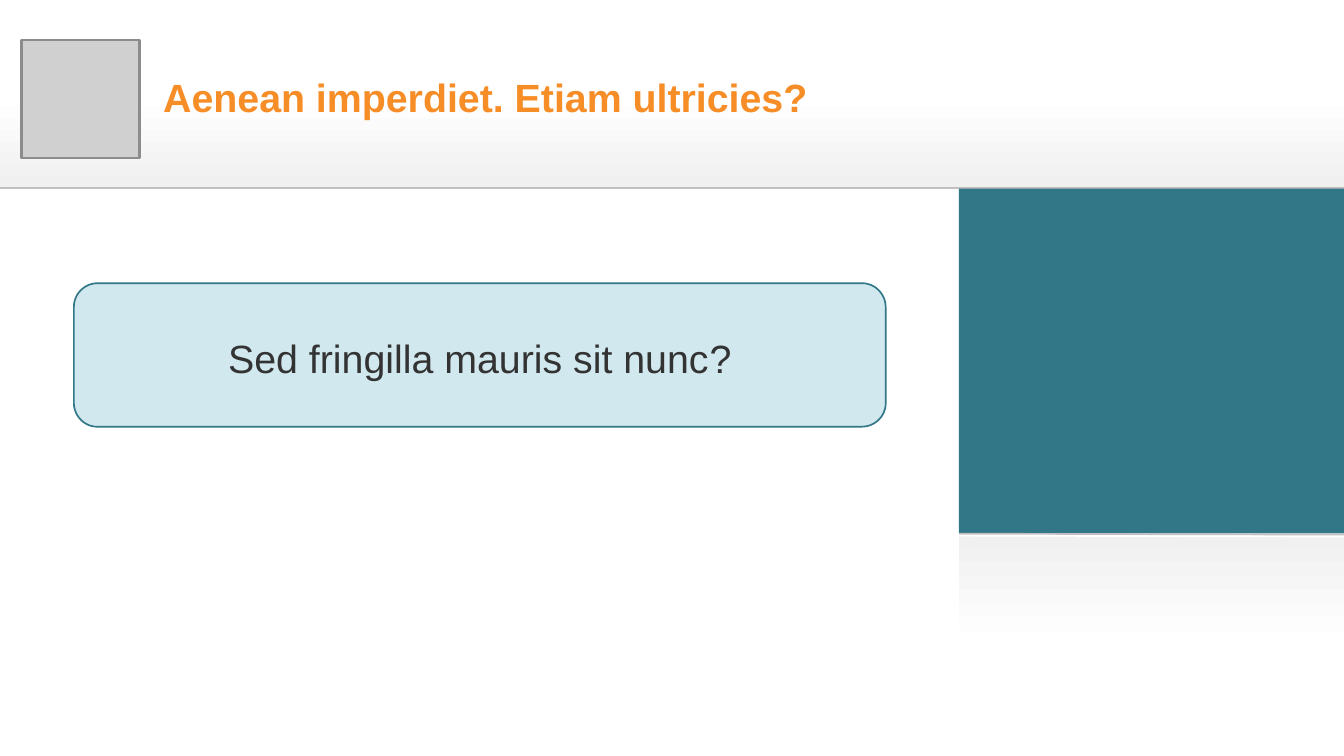
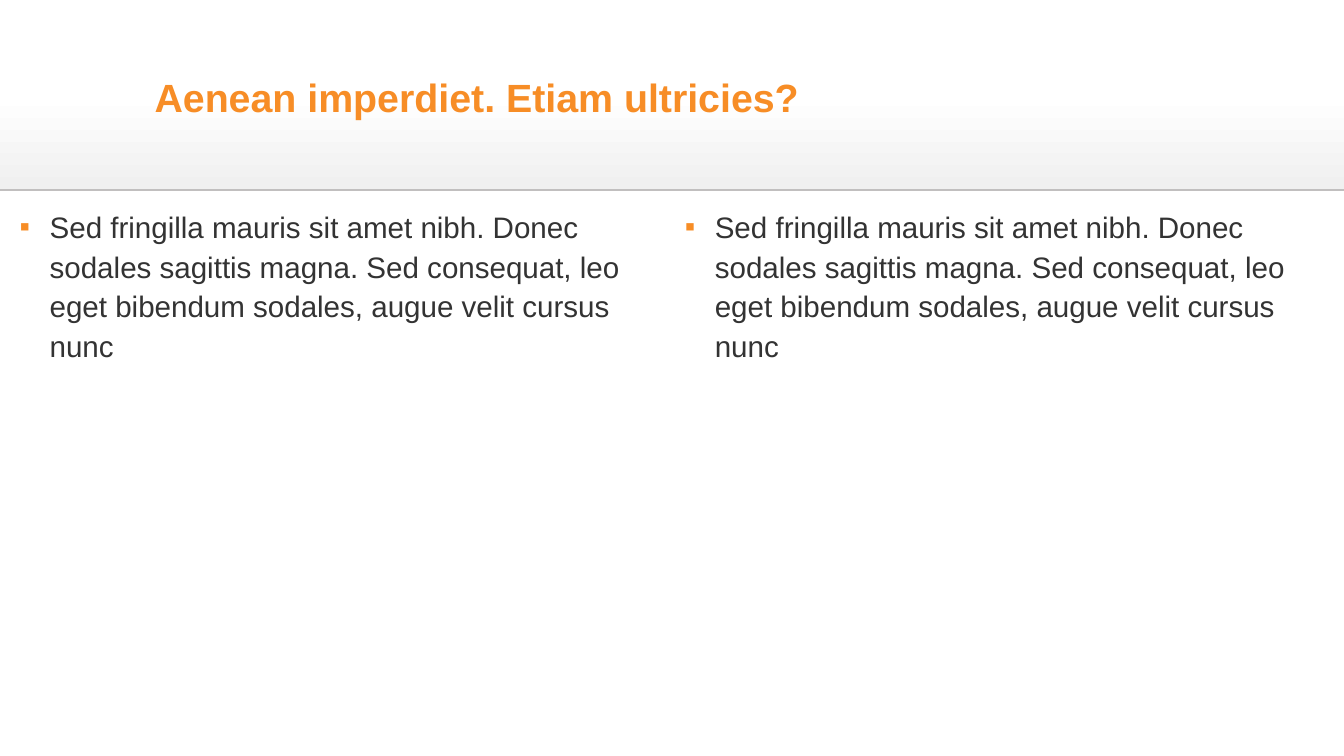
Before and after one commit to davidm3591/et_debug, a slide deck: slide 6 of testing_debug/submit_PythonistsaCafe_SO/0123-45-67.pptx (slide 8 before the commit). Drawn at 1344x756 pixels with LibreOffice and Linux fonts; fonts in the diff are those of the drawing; grey boxes stand for pictures. Boxes give left, top, right and bottom in pixels: in the first picture for what was removed or moved away, otherwise in the second. Text is boxed around its words. In the diff, an @@ line names an element or a change of style, - is before the commit and + after.

```diff
--- a/testing_debug/submit_PythonistsaCafe_SO/0123-45-67.pptx
+++ b/testing_debug/submit_PythonistsaCafe_SO/0123-45-67.pptx
@@ title "Aenean imperdiet. Etiam ultricies?": place and size @@
-title "Aenean imperdiet. Etiam ultricies?" at [163, 83, 808, 120]
+title "Aenean imperdiet. Etiam ultricies?" at [155, 83, 799, 120]
@@ picture removed at [21, 40, 139, 158] @@
@@ rectangle removed at [959, 189, 1344, 534] @@
@@ text added at [50, 216, 619, 358], 9 pt, text #333333 @@
+▪ Sed fringilla mauris sit amet nibh. Donec sodales sagittis magna. Sed consequat, leo eget bibendum sodales, augue velit cursus nunc
@@ text added at [715, 216, 1284, 358], 9 pt, text #333333 @@
+▪ Sed fringilla mauris sit amet nibh. Donec sodales sagittis magna. Sed consequat, leo eget bibendum sodales, augue velit cursus nunc
@@ rounded rectangle removed at [73, 283, 886, 428] @@
-Sed fringilla mauris sit nunc?
@@ rectangle removed at [959, 534, 1344, 756] @@
@@ line removed from (959, 534) to (1344, 534) @@
@@ line removed from (959, 536) to (1344, 536) @@
```
Also in this commit, not shown: 1 other slide changed, 4 slides removed, 2 other files.
